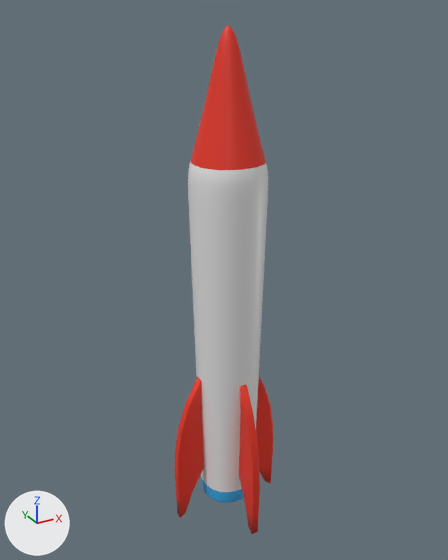
One commit to the glTF model frontend/public/rocket.glb: the scene before it, then after it.
Rendered twice from a 50 mm lens placed at (-1.74, -3.11, 3.32), pointed at (0.0, 0.05, 1.73). Arrows for +X, +Y and +Z are at lower left; the lights stay in place. The first picture is the older version. Where no turn or scale is listed for an object, it has been applied to the vertices.
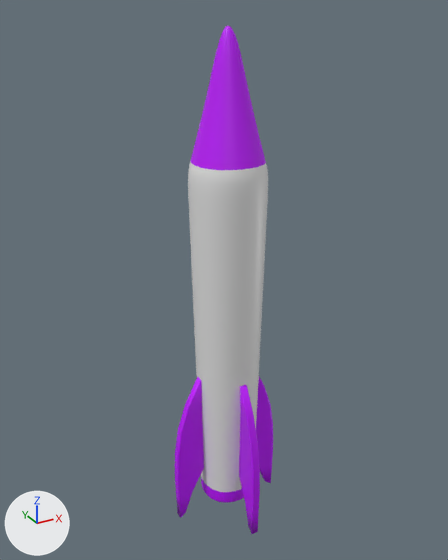
Commit message: chore(frontend): update rocket model asset

Location of each change, [x1, y1, x2, y2] in pixels of the pictures (448 x 560 px):
'Object_5', recoloured (red to purple): [190, 26, 266, 170] in both
'Object_14', recoloured (red to purple): [175, 377, 204, 518] in both
'Object_8', recoloured (red to purple): [239, 385, 260, 534] in both
'Object_10', recoloured (red to purple): [256, 377, 273, 483] in both
'Object_6', recoloured (blue to purple): [201, 477, 244, 503] in both

The change, as a diff of the scene's bpy script:
```diff
--- a/frontend/public/rocket.glb.py
+++ b/frontend/public/rocket.glb.py
@@ mat_material @@
 mat_material = principled_material('material')
-mat_material.base_color = (0.8, 0.0315, 0.0121)  # red #e7321d
+mat_material.base_color = (0.521, 0.0, 1.0)  # purple #bf00ff
@@ mat_blue @@
 mat_blue = principled_material('Blue')
-mat_blue.base_color = (0.0392, 0.396, 0.8)  # blue #38a9e7
+mat_blue.base_color = (0.521, 0.0, 1.0)  # purple #bf00ff
```
